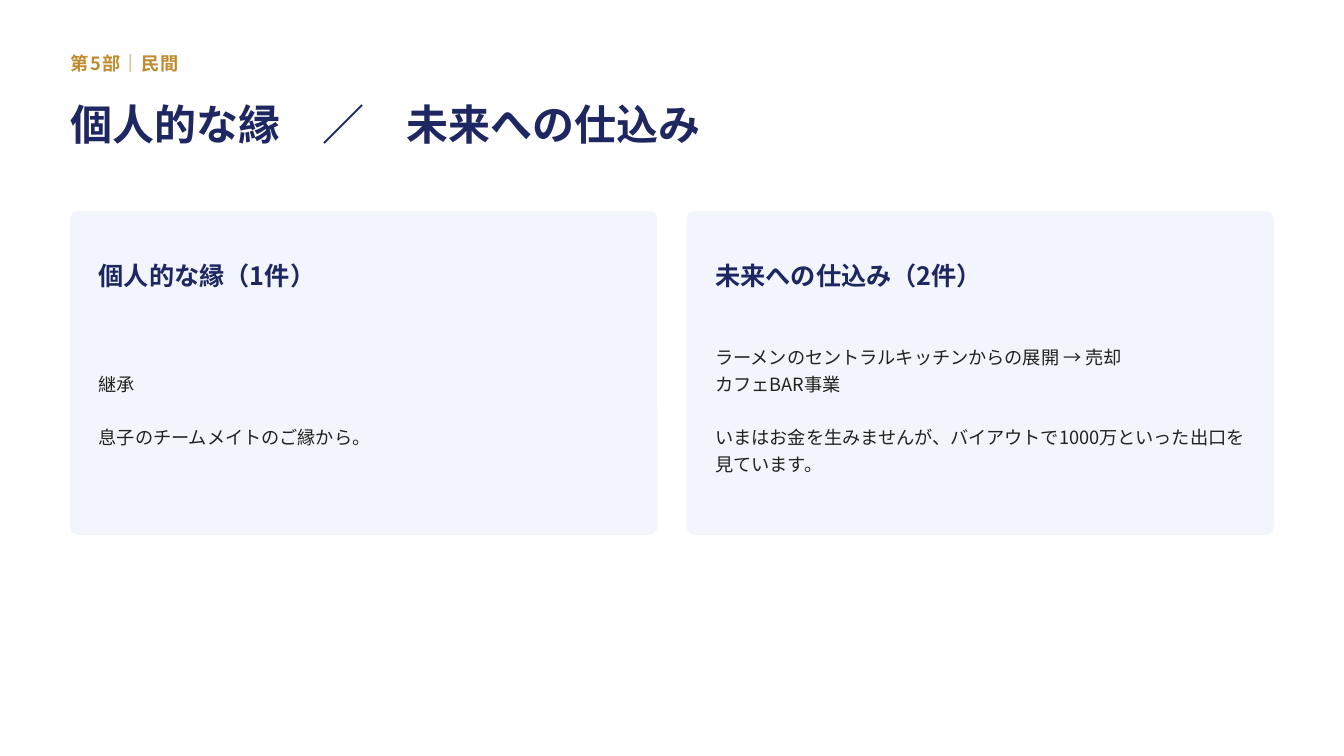
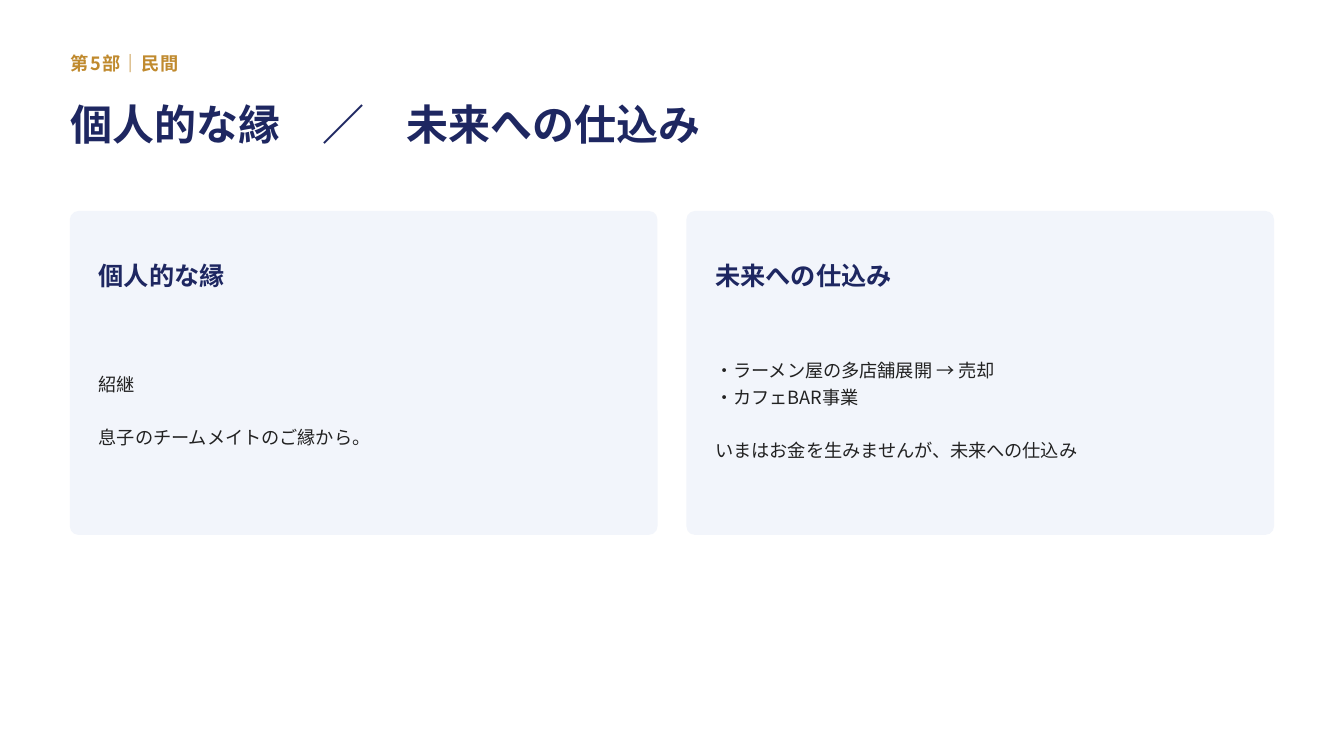
Before and after one commit to ahahi-biz/ahahi-hp, a slide deck: slide 46 of docs/lecture-johoku-procon.pptx (slide 41 before the commit). Drawn at 1344x756 pixels with LibreOffice and Linux fonts; fonts in the diff are those of the drawing. Boxes give left, top, right and bottom in pixels: in the first picture for what was removed or moved away, otherwise in the second. Text is boxed around its words. In the diff, an @@ line names an element or a change of style, - is before the commit and + after.

```diff
--- a/docs/lecture-johoku-procon.pptx
+++ b/docs/lecture-johoku-procon.pptx
@@ text at box(99, 263, 225, 288): text changed @@
-個人的な縁（1件）
+個人的な縁
@@ text at box(715, 263, 891, 288): text changed @@
-未来への仕込み（2件）
+未来への仕込み
@@ text at box(99, 375, 135, 393): text changed @@
-継承
+紹継
@@ text at box(715, 361, 1077, 459): text changed @@
-ラーメンのセントラルキッチンからの展開 → 売却
-カフェBAR事業
-いまはお金を生みませんが、バイアウトで1000万といった出口を見ています。
+・ラーメン屋の多店舗展開 → 売却
+・カフェBAR事業
+いまはお金を生みませんが、未来への仕込み
```
Also in this commit, not shown: 25 other slides changed, 18 slides added, 5 slides removed, 3 other files.
